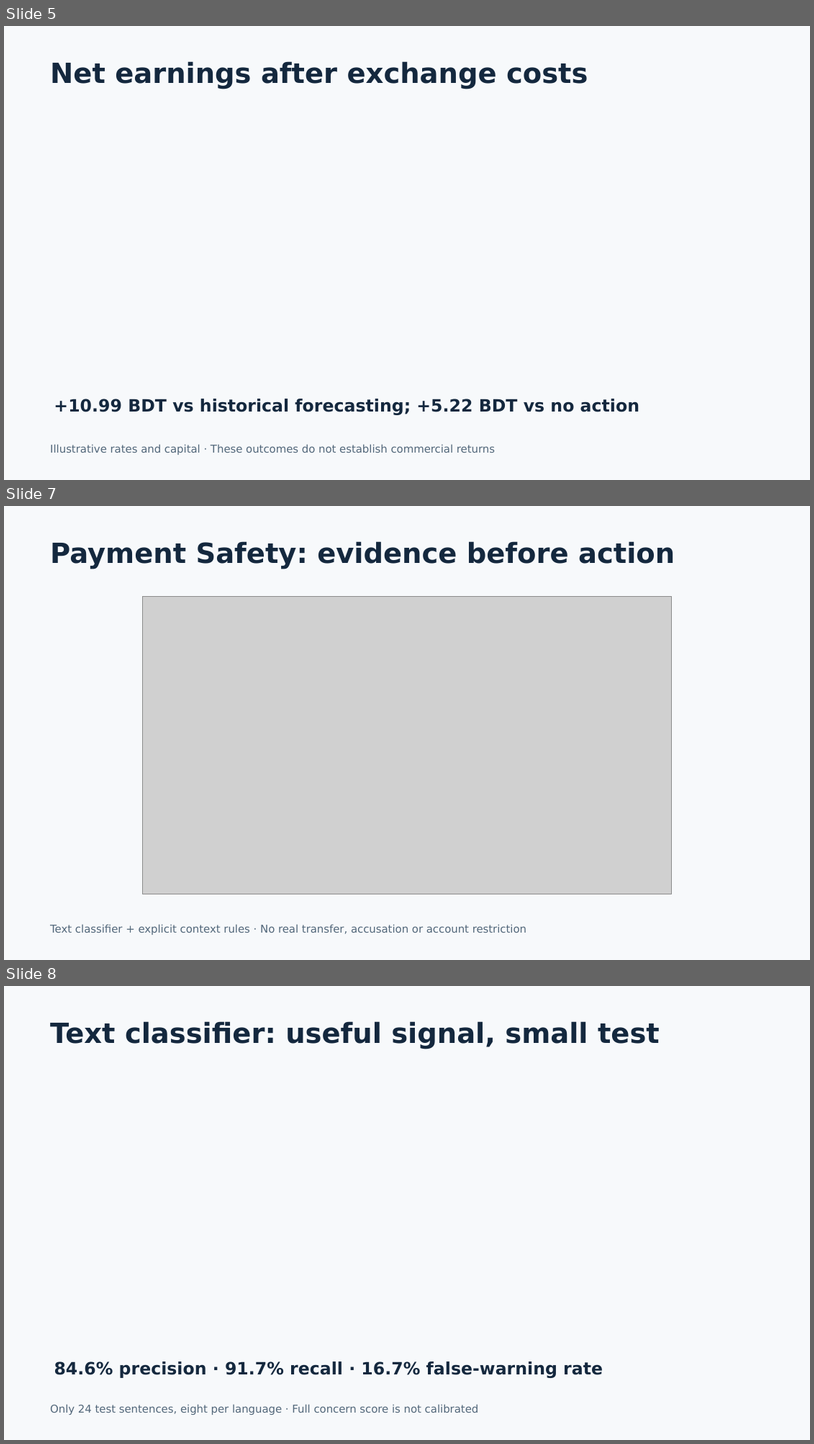
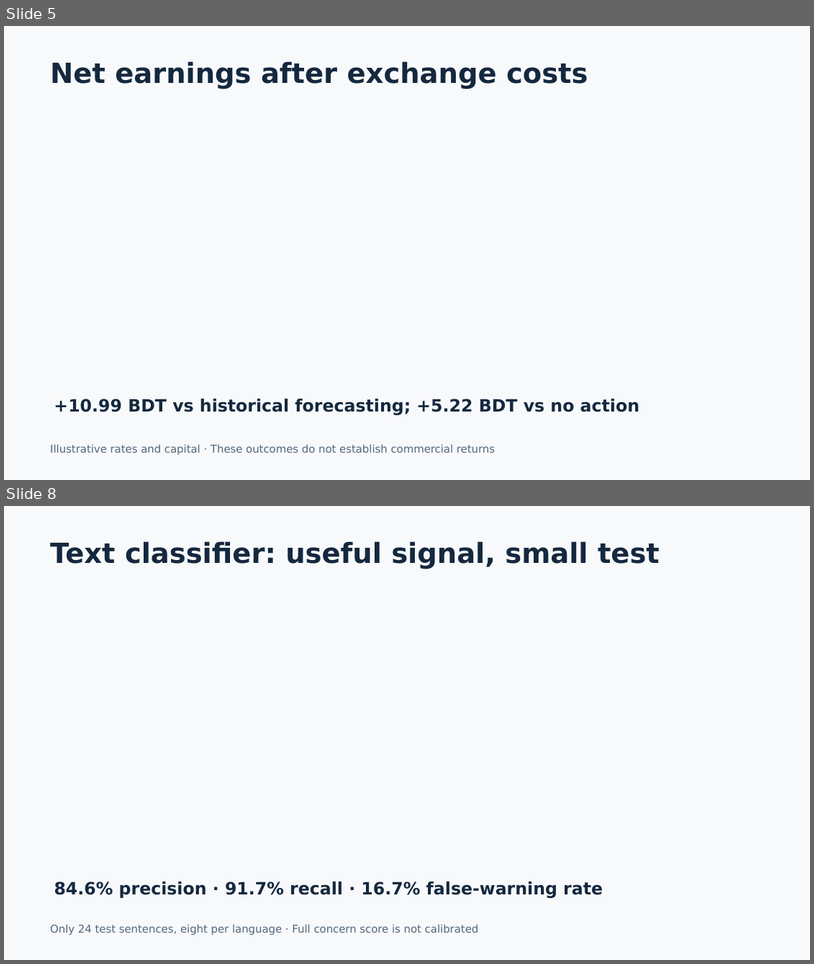
Before and after one commit to Rawnak-Alam/upay-shurokkha, a slide deck: docs/Presentation.pptx. Shown one above the other, each under a label of ours: slides 5, 7 and 8 before the commit, slides 5 and 8 after it; the slides between them are not shown. The pictures are 814x1444 and 814x964 pixels, drawn with LibreOffice and Linux fonts; fonts in the diff are those of the drawing; grey boxes stand for pictures. Boxes give left, top, right and bottom in pixels: in the first picture for what was removed or moved away, otherwise in the second. Text is boxed around its words. In the diff, an @@ line names an element or a change of style, - is before the commit and + after.

```diff
--- a/docs/Presentation.pptx
+++ b/docs/Presentation.pptx
@@ slide 7 removed at (4,506,810,960), background #F7F9FB @@
@@ text removed at (50,541,675,569) @@
-Payment Safety: evidence before action
@@ picture removed at (142,596,672,894) @@
@@ text removed at (50,924,527,934) @@
-Text classifier + explicit context rules · No real transfer, accusation or account restriction
```
Also in this commit, not shown: 2 slides added, 1 other slide removed, 9 other files.
